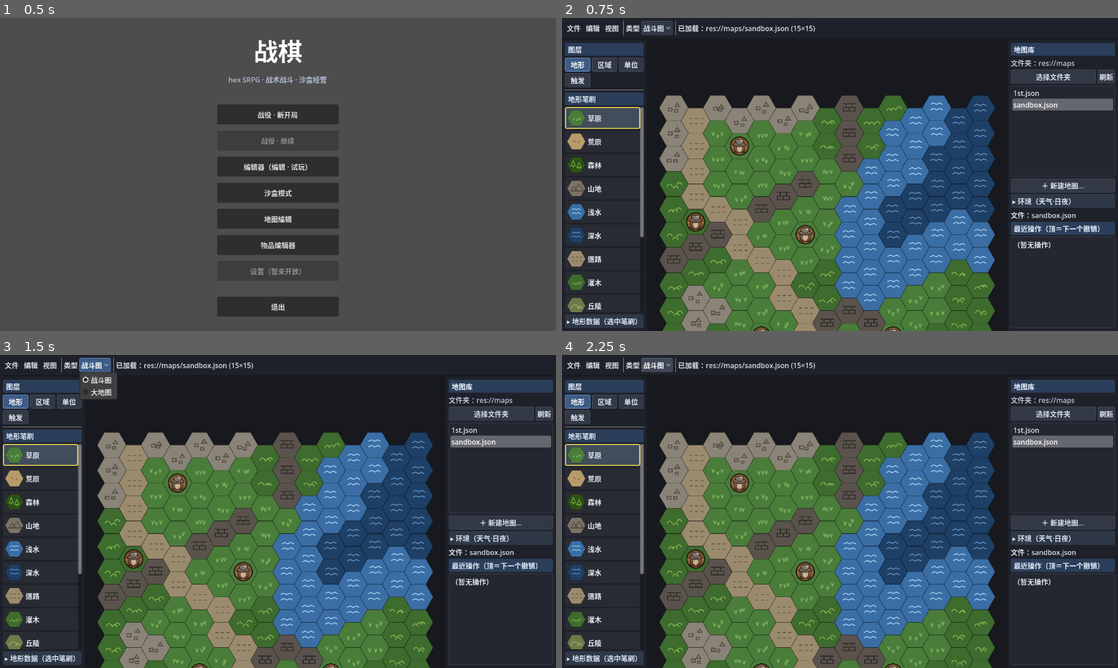
Above: before the commit, frames 1-4 (two rows, left to right).
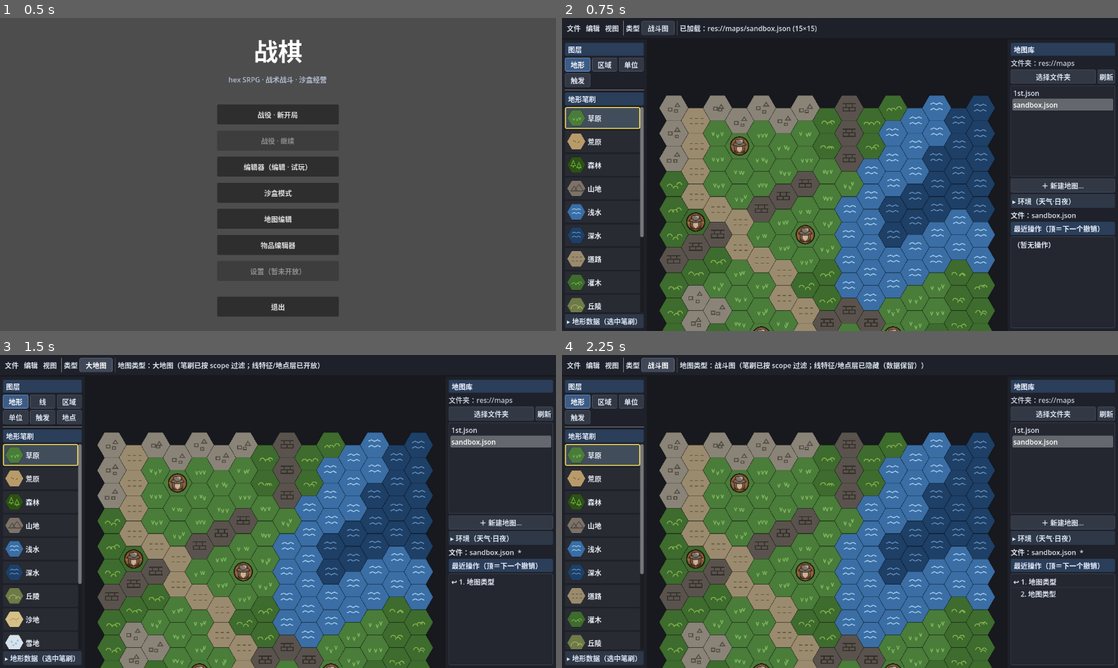
Above: after the commit, the same moments.

Repository: PileErico/SRPG
Game: Godot game, scene res://StartMenu.tscn
Two runs of this game, one before a commit and one after it. Both use one fixed random seed, a clock stepped at 60 frames per second and the inputs below.
Inputs (mouse positions are in pixels of both pictures, inside the frame that each line leads up to):
- Up to frame 1 (0.5 s): no input
- Up to frame 2 (0.75 s): click "地图编辑" at 0.5 s
- Up to frame 3 (1.5 s): click "战斗图" at 1.25 s
- Up to frame 4 (2.25 s): click (656, 364) at 2 s, where only the run after the commit has a clickable "大地图"

Frame 1 is identical in both runs. In frame 2, 0.4% of the frame differs, in the area x 14-46%, y 0-6%; in frame 3, 2.5%, in the area x 0-94%, y 0-94%; in frame 4, 1.0%.

Commit message:
feat(编辑器UI): 类型改按钮来回切 + 保存覆盖前确认
- 地图类型（战斗图/大地图）从下拉改成一个按钮：显示当前类型、点击在两者间来回切。
- 保存（Ctrl+S / 文件菜单）覆盖已有文件前弹确认，显示目标路径——防手快覆盖到错文件
  （另存为走文件选择器本身即确认，不重复弹）。

纯 UI；test_mapfeatures + MapEditor/Game/Sandbox 冒烟全过。

Co-Authored-By: Claude Fable 5 <noreply@anthropic.com>

Diff:
--- a/MapEditor.gd
+++ b/MapEditor.gd
@@ -138,7 +138,7 @@
 var status_label: Label
 var canvas
 var brush_buttons := []
-var _map_type_opt: OptionButton   # 顶栏地图类型切换（战斗图/大地图）——决定笔刷 scope 过滤与 线/地点 层门禁
+var _map_type_btn: Button   # 顶栏地图类型切换按钮（点击 战斗图⇄大地图 来回切）——决定笔刷 scope 过滤与 线/地点 层门禁
 var _layer_btns := {}             # layer_id → 图层按钮（线/地点按 map_type 显隐）
 # —— 图层切换 + 区域工具（左侧栏）——
 # 地形数据编辑（选中笔刷的战斗属性 → 写回 terrains.json，全局共用）
@@ -183,6 +183,7 @@
 var _newmap_dlg: ConfirmationDialog    # 「新建地图」弹窗（输入文件名，存到文件夹）
 var _newmap_name: LineEdit             # 新建地图的文件名输入框
 var _newsize_dlg: ConfirmationDialog   # 「新建地图」弹窗（宽/高/预设，文件菜单调；内存新建不落盘）
+var _save_confirm_dlg: ConfirmationDialog   # 保存覆盖确认（防手快 Ctrl+S 覆盖到错文件）
 
 # 撤销/重做：以整图快照为单位，每项 {"snap":Dictionary, "label":String}
 var _undo_stack := []
@@ -262,14 +263,13 @@
 
 	bar.add_child(VSeparator.new())
 
-	# 地图类型（battle/overworld）常驻可见（是编辑模式开关，决定笔刷 scope + 线/地点层可用性）
+	# 地图类型（battle/overworld）＝一个按钮来回切（不用下拉）：显示当前类型，点击换到另一种。
 	bar.add_child(_make_label("类型"))
-	_map_type_opt = OptionButton.new()
-	_map_type_opt.add_item("战斗图", 0)
-	_map_type_opt.add_item("大地图", 1)
-	_map_type_opt.tooltip_text = "battle=战场关卡 / overworld=大地图。\n影响：地形笔刷按 scope 过滤；线特征（河/路/桥）与地点层仅大地图可编。"
-	_map_type_opt.item_selected.connect(_on_map_type_selected)
-	bar.add_child(_map_type_opt)
+	_map_type_btn = Button.new()
+	_map_type_btn.custom_minimum_size = Vector2(76, 0)
+	_map_type_btn.tooltip_text = "点击在 战斗图 ⇄ 大地图 间切换。\n影响：地形笔刷按 scope 过滤；线特征（河/路/桥）与地点层仅大地图可编。"
+	_map_type_btn.pressed.connect(_on_map_type_toggle)
+	bar.add_child(_map_type_btn)
 
 	bar.add_child(VSeparator.new())
 	status_label = Label.new()
@@ -369,6 +369,16 @@
 	_newsize_dlg.add_child(ns_box)
 	_newsize_dlg.confirmed.connect(_on_new_pressed)
 	add_child(_newsize_dlg)
+
+	# 保存覆盖确认（防手快 Ctrl+S / 点保存 覆盖到错文件）——弹窗显示目标路径
+	_save_confirm_dlg = ConfirmationDialog.new()
+	_save_confirm_dlg.title = "确认保存"
+	_save_confirm_dlg.ok_button_text = "覆盖保存"
+	_save_confirm_dlg.get_cancel_button().text = "取消"
+	_save_confirm_dlg.confirmed.connect(func():
+		if current_path != "":
+			save_to_file(current_path))
+	add_child(_save_confirm_dlg)
 
 	# 区域改名弹窗
 	_region_rename_dlg = ConfirmationDialog.new()
@@ -761,10 +771,9 @@
 
 # ============ 地图类型（battle/overworld）切换 + 笔刷 scope 过滤 ============
 
-func _on_map_type_selected(idx: int) -> void:
-	var nt := "overworld" if idx == 1 else "battle"
-	if nt == map_type:
-		return
+# 类型按钮：在 战斗图 ⇄ 大地图 间来回切
+func _on_map_type_toggle() -> void:
+	var nt := "battle" if map_type == "overworld" else "overworld"
 	_push_undo(_snapshot(), "地图类型")
 	map_type = nt
 	_dirty = true
@@ -774,11 +783,11 @@
 		"大地图" if nt == "overworld" else "战斗图",
 		"线特征/地点层已开放" if nt == "overworld" else "线特征/地点层已隐藏（数据保留）"])
 
-# map_type 落地（切换/载入/撤销后调）：同步顶栏下拉 + 笔刷 scope 过滤 + 线/地点层门禁。
+# map_type 落地（切换/载入/撤销后调）：同步顶栏类型按钮 + 笔刷 scope 过滤 + 线/地点层门禁。
 # 越 scope 的已画地形不动——scope 只管笔刷栏 authoring，渲染/通行照常（旧图零破坏）。
 func _apply_map_type() -> void:
-	if _map_type_opt != null:
-		_map_type_opt.select(1 if map_type == "overworld" else 0)
+	if _map_type_btn != null:
+		_map_type_btn.text = "大地图" if map_type == "overworld" else "战斗图"
 	_apply_brush_filter()
 	var on_ow := map_type == "overworld"
 	for lid in ["line", "location"]:
@@ -2254,11 +2263,12 @@
 		select_brush(idx)
 
 func _save_shortcut() -> void:
-	# 有文件就覆盖，没有就走“另存为”弹窗
+	# 没文件走“另存为”（文件选择器本身即确认）；有文件＝覆盖，先弹确认显示目标路径（防手快覆盖错文件）
 	if current_path == "":
 		_on_save_as_pressed()
 	else:
-		save_to_file(current_path)
+		_save_confirm_dlg.dialog_text = "覆盖保存到：\n%s\n（此操作会覆盖该文件）" % current_path
+		_save_confirm_dlg.popup_centered()
 
 func _on_save_as_pressed() -> void:
 	if current_path != "":
